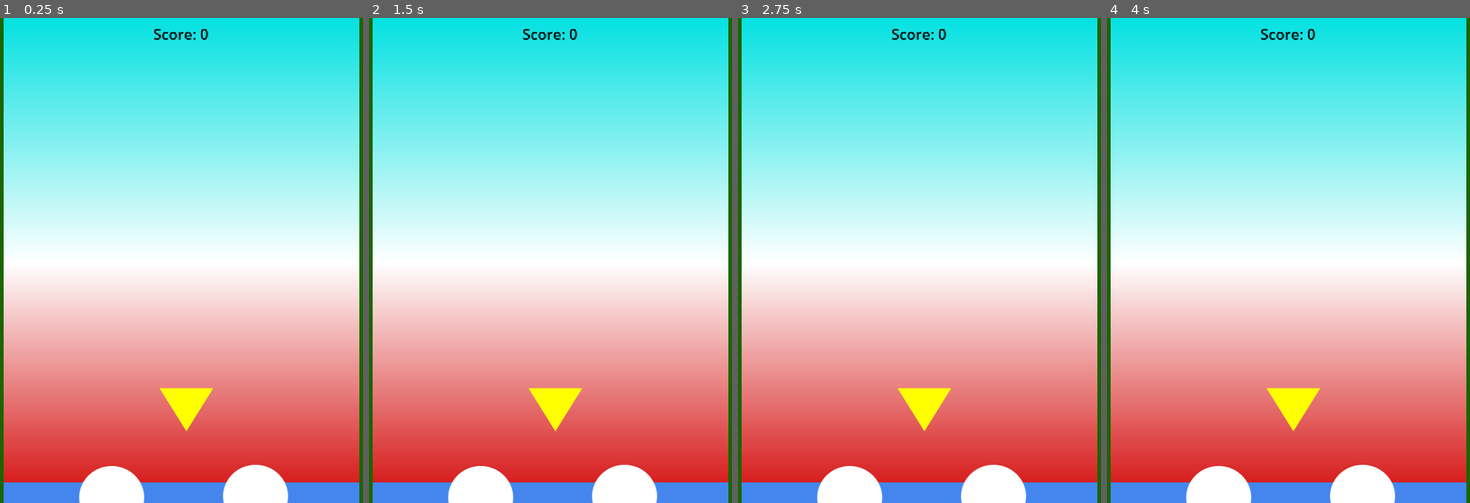
Above: before the commit, frames 1-4 (left to right).
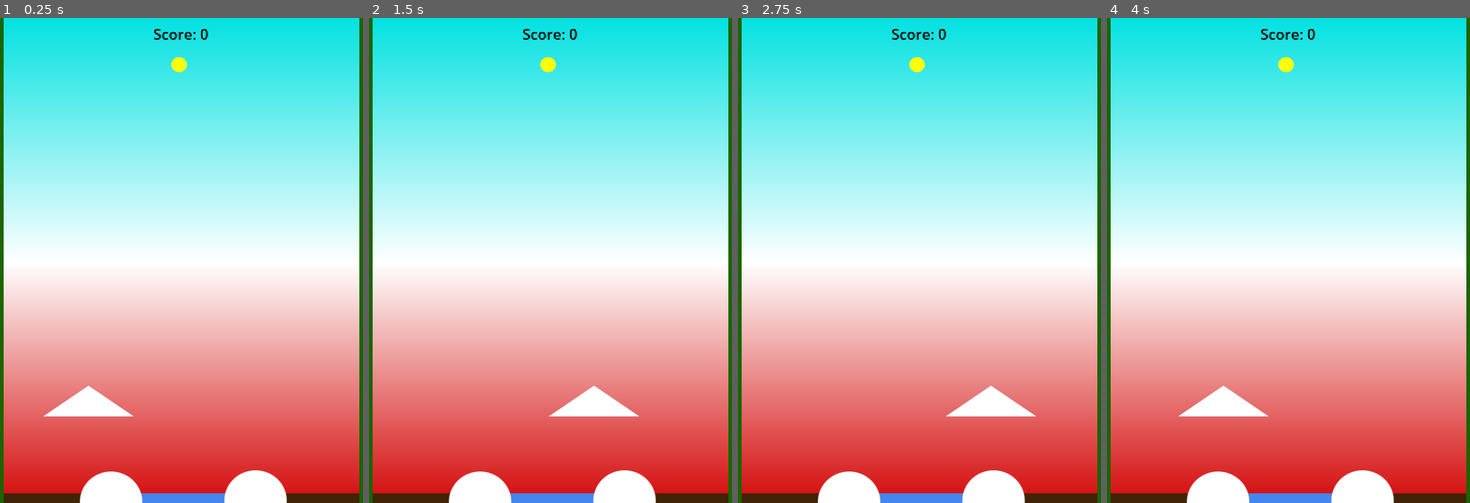
Above: after the commit, the same moments.

Repository: JustinBouffard/Plinko-Game
Game: Godot game, scene res://Scenes/main_game.tscn
Same seed, same stepped clock (60 frames per second), same inputs: the game is played once before the commit and once after it.
Inputs:
- Up to frame 1 (0.25 s): no input
- Up to frame 2 (1.5 s): no input
- Up to frame 3 (2.75 s): no input
- Up to frame 4 (4 s): no input

The runs differ from the first frame. In frame 1, 4.4% of the frame differs, in the area x 1-99%, y 8-100%; in frame 2, 4.3%; in frame 3, 4.4%; in frame 4, 4.4%.

Commit message:
Made modifications to the main scene

Diff:
--- /dev/null
+++ b/Scenes/ball.tscn
@@ -0,0 +1,18 @@
+[gd_scene format=3 uid="uid://djxiprwniy681"]
+
+[ext_resource type="Texture2D" uid="uid://cydgk84fnylsv" path="res://Assets/Round.png" id="1_d60mj"]
+
+[sub_resource type="CircleShape2D" id="CircleShape2D_mgc0q"]
+radius = 11.999998
+
+[node name="Ball" type="RigidBody2D" unique_id=2057674153]
+freeze = true
+
+[node name="CollisionShape2D" type="CollisionShape2D" parent="." unique_id=1334602068]
+scale = Vector2(1.0000001, 1.0000001)
+shape = SubResource("CircleShape2D_mgc0q")
+
+[node name="Sprite2D" type="Sprite2D" parent="." unique_id=1822302890]
+modulate = Color(1, 1, 0.039215688, 1)
+scale = Vector2(0.23999953, 0.23999953)
+texture = ExtResource("1_d60mj")
--- a/Scenes/main_game.tscn
+++ b/Scenes/main_game.tscn
@@ -1,8 +1,10 @@
-[gd_scene load_steps=9 format=3 uid="uid://bdl8iu6yg6mvf"]
+[gd_scene format=3 uid="uid://bdl8iu6yg6mvf"]
 
 [ext_resource type="Texture2D" uid="uid://cjv17lwy7opo0" path="res://Assets/Square.png" id="1_l756w"]
+[ext_resource type="Script" uid="uid://bfpnd4nogsbkt" path="res://Scripts/main_game.gd" id="1_mgc0q"]
 [ext_resource type="Texture2D" uid="uid://cydgk84fnylsv" path="res://Assets/Round.png" id="2_pu3va"]
 [ext_resource type="Texture2D" uid="uid://cpn7uhrd8kfg4" path="res://Assets/Triangle.png" id="3_0e3vx"]
+[ext_resource type="Script" uid="uid://7bwnyxw8v401" path="res://Scripts/triangle.gd" id="3_6j5ir"]
 
 [sub_resource type="Gradient" id="Gradient_4rmt8"]
 offsets = PackedFloat32Array(0, 0.5, 1)
@@ -11,8 +13,14 @@
 [sub_resource type="GradientTexture1D" id="GradientTexture1D_l756w"]
 gradient = SubResource("Gradient_4rmt8")
 
+[sub_resource type="RectangleShape2D" id="RectangleShape2D_mgc0q"]
+size = Vector2(84.053604, 122)
+
+[sub_resource type="RectangleShape2D" id="RectangleShape2D_bb2iq"]
+size = Vector2(73.54682, 122)
+
 [sub_resource type="RectangleShape2D" id="RectangleShape2D_0e3vx"]
-size = Vector2(118, 122)
+size = Vector2(75.971436, 122)
 
 [sub_resource type="RectangleShape2D" id="RectangleShape2D_pu3va"]
 size = Vector2(122, 127.89229)
@@ -20,15 +28,19 @@
 [sub_resource type="CircleShape2D" id="CircleShape2D_0e3vx"]
 radius = 51.351727
 
-[node name="MainGame" type="Node2D"]
+[sub_resource type="CircleShape2D" id="CircleShape2D_mgc0q"]
+radius = 13.152946
 
-[node name="Background" type="Sprite2D" parent="."]
+[node name="MainGame" type="Node2D" unique_id=1297326896]
+script = ExtResource("1_mgc0q")
+
+[node name="Background" type="Sprite2D" parent="." unique_id=75146010]
 position = Vector2(385.96478, 404.25)
 rotation = -1.5707964
 scale = Vector2(3.2148433, 778.42957)
 texture = SubResource("GradientTexture1D_l756w")
 
-[node name="ScoreLabel" type="Label" parent="."]
+[node name="ScoreLabel" type="Label" parent="." unique_id=85639900]
 texture_filter = 1
 offset_left = 350.0
 offset_top = 9.0
@@ -38,91 +50,116 @@
 theme_override_colors/font_color = Color(0, 0, 0, 1)
 text = "Score: 0"
 
-[node name="PointArea" type="Area2D" parent="."]
-position = Vector2(399.00003, 798)
+[node name="PlusPointArea" type="Area2D" parent="." unique_id=1918376146]
+position = Vector2(398.99997, 816)
 scale = Vector2(1.5466337, 0.5075553)
 
-[node name="Sprite2D" type="Sprite2D" parent="PointArea"]
+[node name="Sprite2D" type="Sprite2D" parent="PlusPointArea" unique_id=1479735309]
 modulate = Color(0.26666668, 0.5254902, 0.93333334, 1)
 texture = ExtResource("1_l756w")
 
-[node name="CollisionShape2D" type="CollisionShape2D" parent="PointArea"]
+[node name="CollisionShape2D" type="CollisionShape2D" parent="PlusPointArea" unique_id=854846937]
+position = Vector2(-0.6465454, 0)
+scale = Vector2(0.9999996, 0.9999996)
+shape = SubResource("RectangleShape2D_mgc0q")
+
+[node name="MinusPointArea" type="Area2D" parent="." unique_id=511928269]
+position = Vector2(626.99994, 816.00006)
+scale = Vector2(1.5466337, 0.5075553)
+
+[node name="Sprite2D" type="Sprite2D" parent="MinusPointArea" unique_id=736522261]
+modulate = Color(0.2545886, 0.13602796, 0.03072874, 1)
+texture = ExtResource("1_l756w")
+
+[node name="CollisionShape2D" type="CollisionShape2D" parent="MinusPointArea" unique_id=763453095]
+position = Vector2(1.168251e-05, -0.00012025322)
+scale = Vector2(0.9999996, 0.9999996)
+shape = SubResource("RectangleShape2D_bb2iq")
+
+[node name="MinusPointArea2" type="Area2D" parent="." unique_id=1293721598]
+position = Vector2(162, 816.00006)
+scale = Vector2(1.5466337, 0.5075553)
+
+[node name="Sprite2D" type="Sprite2D" parent="MinusPointArea2" unique_id=1119350279]
+modulate = Color(0.2545886, 0.13602796, 0.03072874, 1)
+texture = ExtResource("1_l756w")
+
+[node name="CollisionShape2D" type="CollisionShape2D" parent="MinusPointArea2" unique_id=1724878851]
+position = Vector2(2.7478943, 0)
+scale = Vector2(0.9999996, 0.9999996)
 shape = SubResource("RectangleShape2D_0e3vx")
 
-[node name="PointArea2" type="Area2D" parent="."]
-position = Vector2(627, 798.00006)
-scale = Vector2(1.5466337, 0.5075553)
-
-[node name="Sprite2D" type="Sprite2D" parent="PointArea2"]
-modulate = Color(0.26666668, 0.5254902, 0.93333334, 1)
-texture = ExtResource("1_l756w")
-
-[node name="CollisionShape2D" type="CollisionShape2D" parent="PointArea2"]
-shape = SubResource("RectangleShape2D_0e3vx")
-
-[node name="PointArea3" type="Area2D" parent="."]
-position = Vector2(162.00006, 798.00006)
-scale = Vector2(1.5466337, 0.5075553)
-
-[node name="Sprite2D" type="Sprite2D" parent="PointArea3"]
-modulate = Color(0.26666668, 0.5254902, 0.93333334, 1)
-texture = ExtResource("1_l756w")
-
-[node name="CollisionShape2D" type="CollisionShape2D" parent="PointArea3"]
-shape = SubResource("RectangleShape2D_0e3vx")
-
-[node name="Wall" type="StaticBody2D" parent="."]
+[node name="Wall" type="StaticBody2D" parent="." unique_id=1705293593]
 position = Vector2(47, 403.99997)
 scale = Vector2(0.9067581, 6.7400465)
 
-[node name="Sprite2D" type="Sprite2D" parent="Wall"]
+[node name="Sprite2D" type="Sprite2D" parent="Wall" unique_id=1729706687]
 modulate = Color(0.10744973, 0.39590046, 9.62615e-08, 1)
 texture = ExtResource("1_l756w")
 
-[node name="CollisionShape2D" type="CollisionShape2D" parent="Wall"]
+[node name="CollisionShape2D" type="CollisionShape2D" parent="Wall" unique_id=281469362]
 position = Vector2(0, 0.29673004)
 scale = Vector2(1, 1.0000002)
 shape = SubResource("RectangleShape2D_pu3va")
 
-[node name="Wall2" type="StaticBody2D" parent="."]
+[node name="Wall2" type="StaticBody2D" parent="." unique_id=1967413181]
 position = Vector2(745, 399.99997)
 scale = Vector2(0.9067581, 6.7400465)
 
-[node name="Sprite2D" type="Sprite2D" parent="Wall2"]
+[node name="Sprite2D" type="Sprite2D" parent="Wall2" unique_id=1333910866]
 modulate = Color(0.10744973, 0.39590046, 9.62615e-08, 1)
 texture = ExtResource("1_l756w")
 
-[node name="CollisionShape2D" type="CollisionShape2D" parent="Wall2"]
+[node name="CollisionShape2D" type="CollisionShape2D" parent="Wall2" unique_id=182932025]
 position = Vector2(0, 0.29673004)
 scale = Vector2(1, 1.0000002)
 shape = SubResource("RectangleShape2D_pu3va")
 
-[node name="Bouncer" type="StaticBody2D" parent="."]
-position = Vector2(281, 791)
+[node name="Bouncer" type="StaticBody2D" parent="." unique_id=271392572]
+position = Vector2(280, 798)
+scale = Vector2(0.96000487, 0.96000487)
 
-[node name="Sprite2D" type="Sprite2D" parent="Bouncer"]
+[node name="Sprite2D" type="Sprite2D" parent="Bouncer" unique_id=1629888554]
 texture = ExtResource("2_pu3va")
 
-[node name="CollisionShape2D" type="CollisionShape2D" parent="Bouncer"]
+[node name="CollisionShape2D" type="CollisionShape2D" parent="Bouncer" unique_id=748044554]
 shape = SubResource("CircleShape2D_0e3vx")
 
-[node name="Bouncer2" type="StaticBody2D" parent="."]
-position = Vector2(518, 789)
+[node name="Bouncer2" type="StaticBody2D" parent="." unique_id=910788126]
+position = Vector2(518, 796)
+scale = Vector2(0.96000487, 0.96000487)
 
-[node name="Sprite2D" type="Sprite2D" parent="Bouncer2"]
+[node name="Sprite2D" type="Sprite2D" parent="Bouncer2" unique_id=1801948902]
 texture = ExtResource("2_pu3va")
 
-[node name="CollisionShape2D" type="CollisionShape2D" parent="Bouncer2"]
+[node name="CollisionShape2D" type="CollisionShape2D" parent="Bouncer2" unique_id=1547640485]
 shape = SubResource("CircleShape2D_0e3vx")
 
-[node name="Triangle" type="StaticBody2D" parent="."]
-position = Vector2(403, 646)
-scale = Vector2(0.5, 0.5)
+[node name="Triangle" type="AnimatableBody2D" parent="." unique_id=366217590]
+position = Vector2(199, 632.00006)
+scale = Vector2(0.8455205, 0.35799488)
+script = ExtResource("3_6j5ir")
+distance = 400.0
+speed = 180.0
 
-[node name="Sprite2D" type="Sprite2D" parent="Triangle"]
-modulate = Color(1, 1, 0, 1)
+[node name="Sprite2D" type="Sprite2D" parent="Triangle" unique_id=1222536764]
 texture = ExtResource("3_0e3vx")
-flip_v = true
 
-[node name="CollisionPolygon2D" type="CollisionPolygon2D" parent="Triangle"]
-polygon = PackedVector2Array(2, 67, -83, -69, 87, -69)
+[node name="CollisionPolygon2D" type="CollisionPolygon2D" parent="Triangle" unique_id=920063301]
+polygon = PackedVector2Array(2.3654022, -67.04016, -81.60654, 67.03992, 85.15463, 67.03992)
+
+[node name="Ball" type="RigidBody2D" parent="." unique_id=1045940048]
+position = Vector2(392, 77)
+freeze = true
+
+[node name="Sprite2D" type="Sprite2D" parent="Ball" unique_id=223262141]
+modulate = Color(1, 1, 0.039215688, 1)
+scale = Vector2(0.23999953, 0.23999953)
+texture = ExtResource("2_pu3va")
+
+[node name="CollisionShape2D" type="CollisionShape2D" parent="Ball" unique_id=575648770]
+shape = SubResource("CircleShape2D_mgc0q")
+
+[connection signal="body_entered" from="PlusPointArea" to="." method="_on_plus_point_body_entered"]
+[connection signal="body_entered" from="MinusPointArea" to="." method="_on_minus_one_point_body_entered"]
+[connection signal="body_entered" from="MinusPointArea2" to="." method="_on_minus_one_point_body_entered"]
--- /dev/null
+++ b/Scripts/main_game.gd
@@ -0,0 +1,20 @@
+extends Node2D
+
+var score := 0
+
+# Called when the node enters the scene tree for the first time.
+func _ready() -> void:
+	pass # Replace with function body.
+
+
+# Called every frame. 'delta' is the elapsed time since the previous frame.
+func _process(delta: float) -> void:
+	print(score)
+
+func _on_plus_point_body_entered(body: Node2D) -> void:
+	print("getting points")
+	score += 3
+
+func _on_minus_one_point_body_entered(body: Node2D) -> void:
+	print("removing points")
+	score -= 1
--- /dev/null
+++ b/Scripts/triangle.gd
@@ -0,0 +1,26 @@
+extends AnimatableBody2D
+
+@export var distance := 200.0
+@export var speed := 100.0
+@export var axis := Vector2.RIGHT
+
+var start_position
+var direction := 1.0
+
+# Called when the node enters the scene tree for the first time.
+func _ready() -> void:
+	start_position = global_position
+	axis = axis.normalized()
+
+# Called every frame. 'delta' is the elapsed time since the previous frame.
+func _physics_process(delta: float) -> void:
+	global_position += axis * speed * direction * delta
+
+	var traveled = (global_position - start_position).dot(axis)
+
+	if traveled > distance:
+		global_position = start_position + axis * distance
+		direction = -1.0
+	elif traveled < 0:
+		global_position = start_position
+		direction = 1.0
--- a/project.godot
+++ b/project.godot
@@ -8,11 +8,15 @@
 
 config_version=5
 
+[animation]
+
+compatibility/default_parent_skeleton_in_mesh_instance_3d=true
+
 [application]
 
 config/name="Assignment 1 - Pegboard game"
 run/main_scene="res://Scenes/main_game.tscn"
-config/features=PackedStringArray("4.5", "Mobile")
+config/features=PackedStringArray("4.6", "Mobile")
 config/icon="res://icon.svg"
 
 [display]
Not shown, added: Scripts/main_game.gd.uid
Not shown, added: Scripts/triangle.gd.uid
